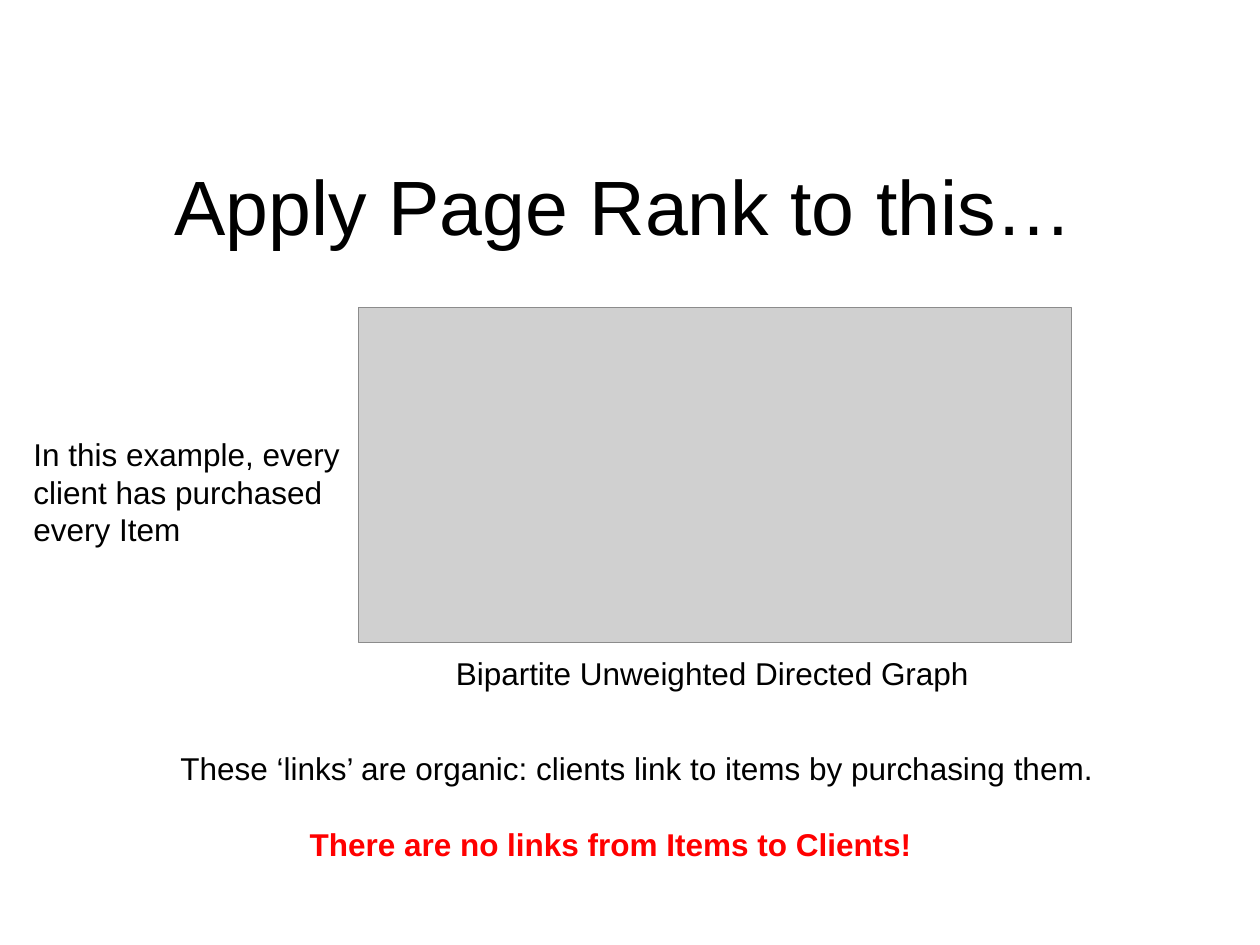
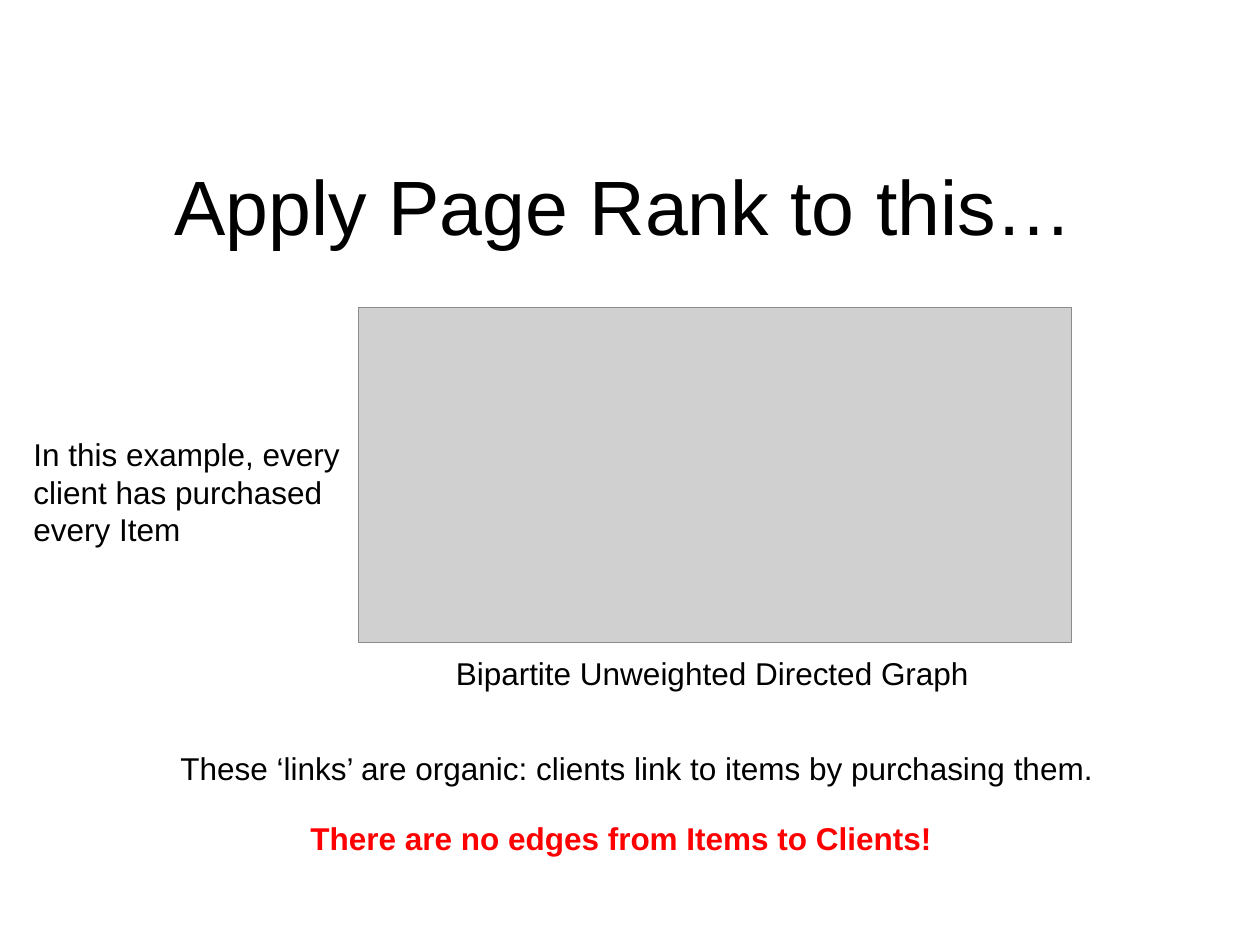
Before and after one commit to nicomp42/CS7081Spring2016Group01FinalProject, a slide deck: slide 4 of Team 01 Final Project.pptx. Drawn at 1260x945 pixels with LibreOffice and Linux fonts; fonts in the diff are those of the drawing; grey boxes stand for pictures; background and template pictures are left out. Boxes give left, top, right and bottom in pixels: in the first picture for what was removed or moved away, otherwise in the second. Text is boxed around its words. In the diff, an @@ line names an element or a change of style, - is before the commit and + after.

```diff
--- a/Team 01 Final Project.pptx
+++ b/Team 01 Final Project.pptx
@@ text at (310,827,931,856): text changed @@
-There are no links from Items to Clients!
+There are no edges from Items to Clients!
```
Also in this commit, not shown: 1 other slide changed.
